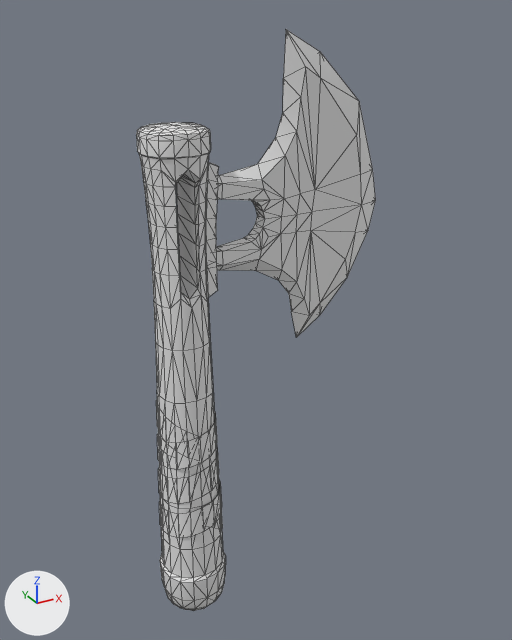
A saved change to the glTF model src/assets/glb/kits/pirate/weapons/Axe.glb.
Both versions are drawn from a 50 mm camera at (-41.0, -99.8, 78.5) aimed at (15.3, 2.5, 27.3). The axes (+X, +Y, +Z) are drawn at lower left. The lights are the same throughout. The picture after the commit comes second. Mesh edges are drawn as thin lines. Where no turn or scale is listed for an object, it has been applied to the vertices.

The first picture shows 'Weapon_Axe'.
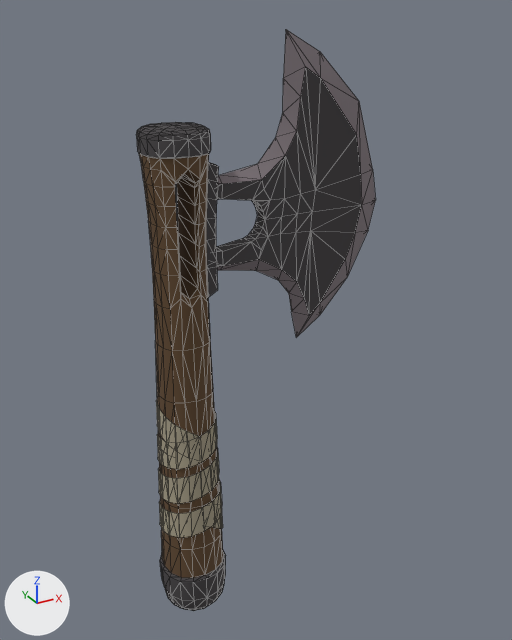
The newer file is also rescaled (x0.01) as a whole; pictures and numbers use the older file's frame.

What differs and where, as boxes [x1, y1, x2, y2] in the pictures (512 x 640 px):
'Weapon_Axe', surface changed (darker): [136, 29, 376, 611] in both

What the commit changed:
Picture 'Atlas_Pirate' (img_atlas_pirate) is new.
In material 'Atlas' (mat_atlas), base_color is no longer (0.8, 0.8, 0.8), white #e7e7e7.
In material 'Atlas' (mat_atlas), texture is now set to img_atlas_pirate.
In material 'Atlas' (mat_atlas), roughness goes from 0.553 to 1.0.
